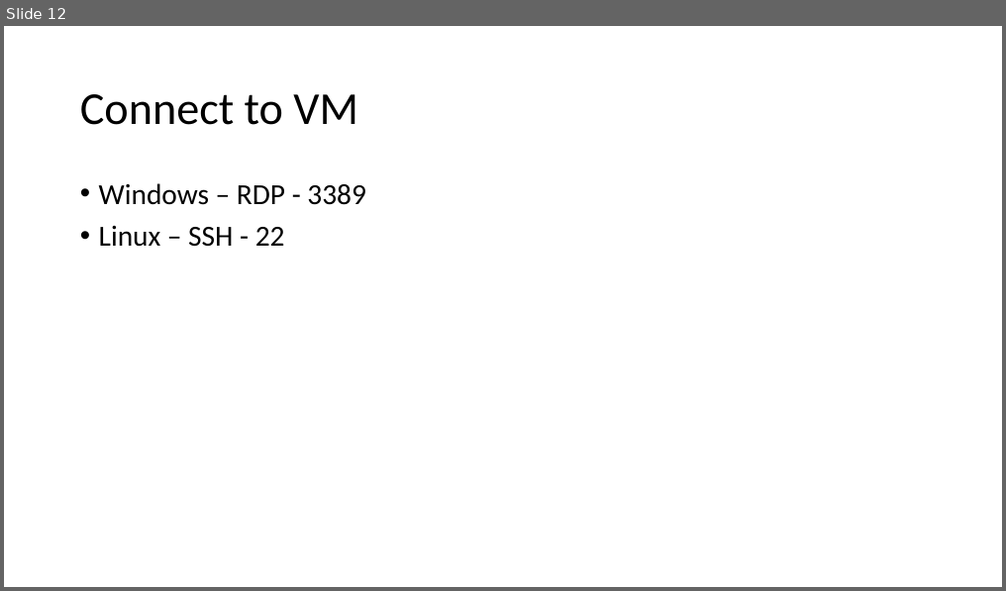
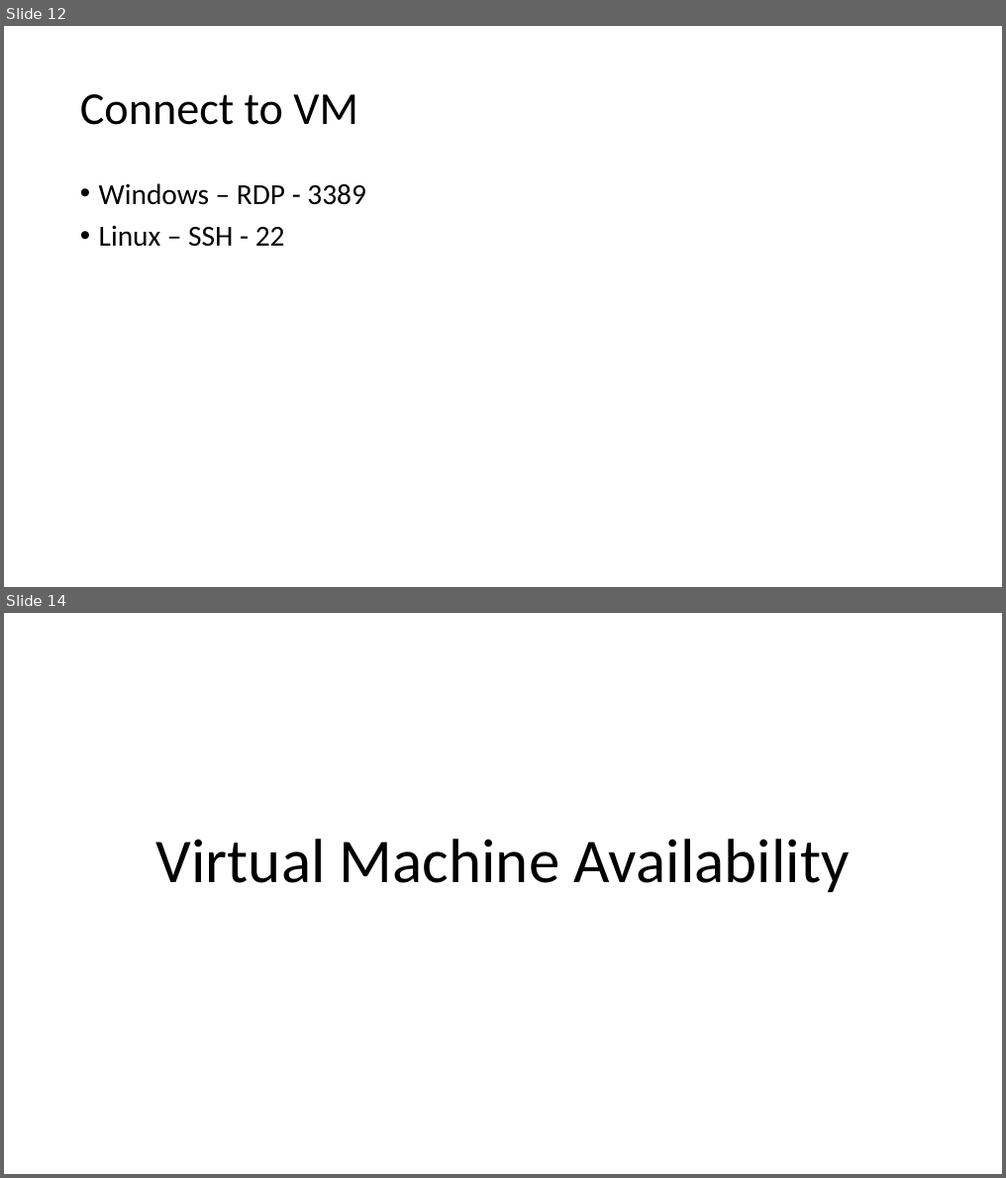
Before and after one commit to ayushrathi15/03June-AZ104, a slide deck: Azure Virtual Machines.pptx. Shown one above the other, each under a label of ours: slide 12 before the commit, slides 12 and 14 after it; the slides between them are not shown. The pictures are 1006x591 and 1006x1178 pixels, drawn with LibreOffice and Linux fonts; fonts in the diff are those of the drawing. Boxes give left, top, right and bottom in pixels: in the first picture for what was removed or moved away, otherwise in the second. Text is boxed around its words. In the diff, an @@ line names an element or a change of style, - is before the commit and + after.

```diff
--- a/Azure Virtual Machines.pptx
+++ b/Azure Virtual Machines.pptx
@@ slide 14 added at (4, 613, 1002, 1174), background #FFFFFF @@
@@ title added at (156, 839, 849, 892), 60 pt, text #000000 @@
+Virtual Machine Availability
```
Also in this commit, not shown: 10 other slides added.
